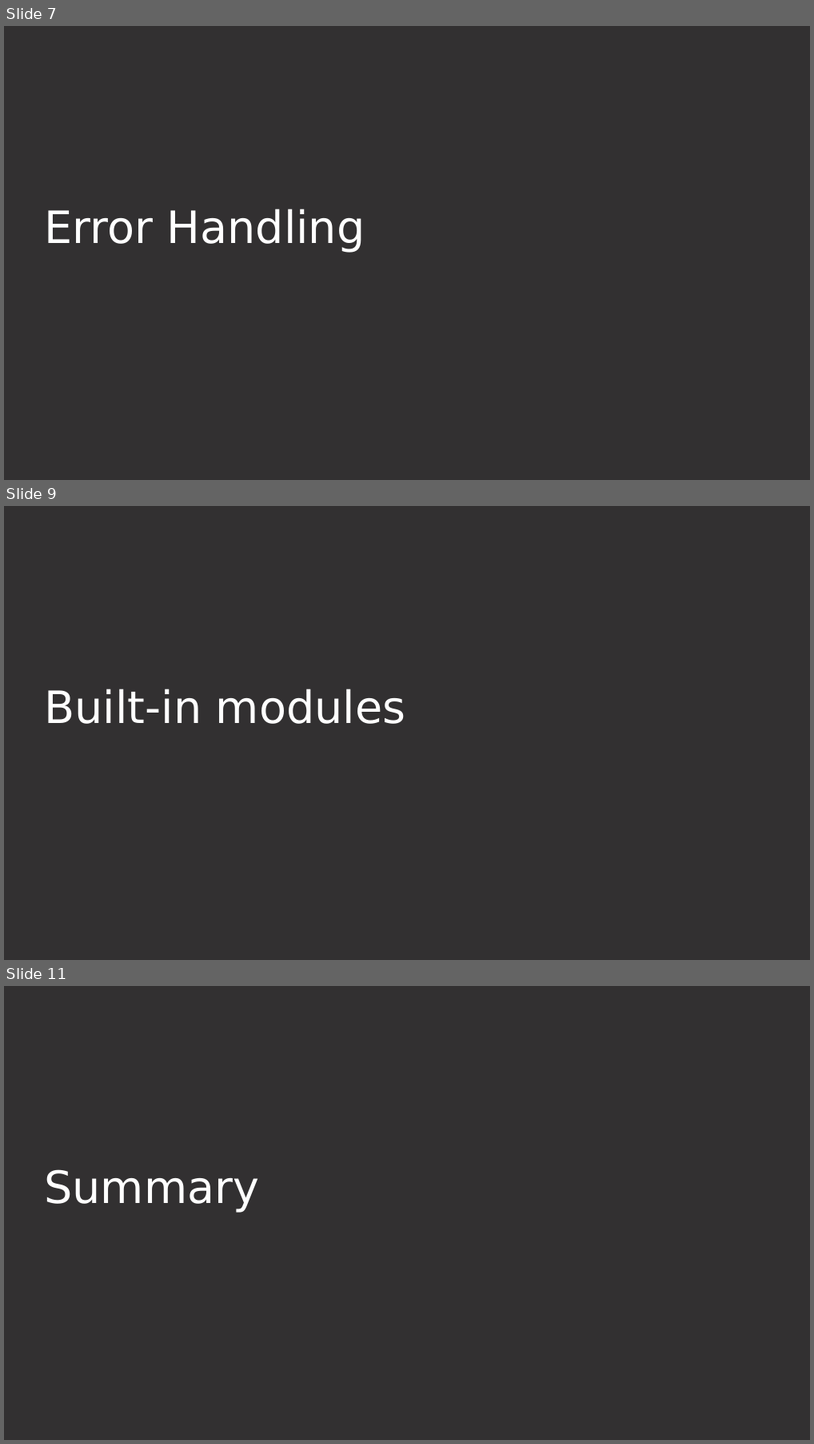
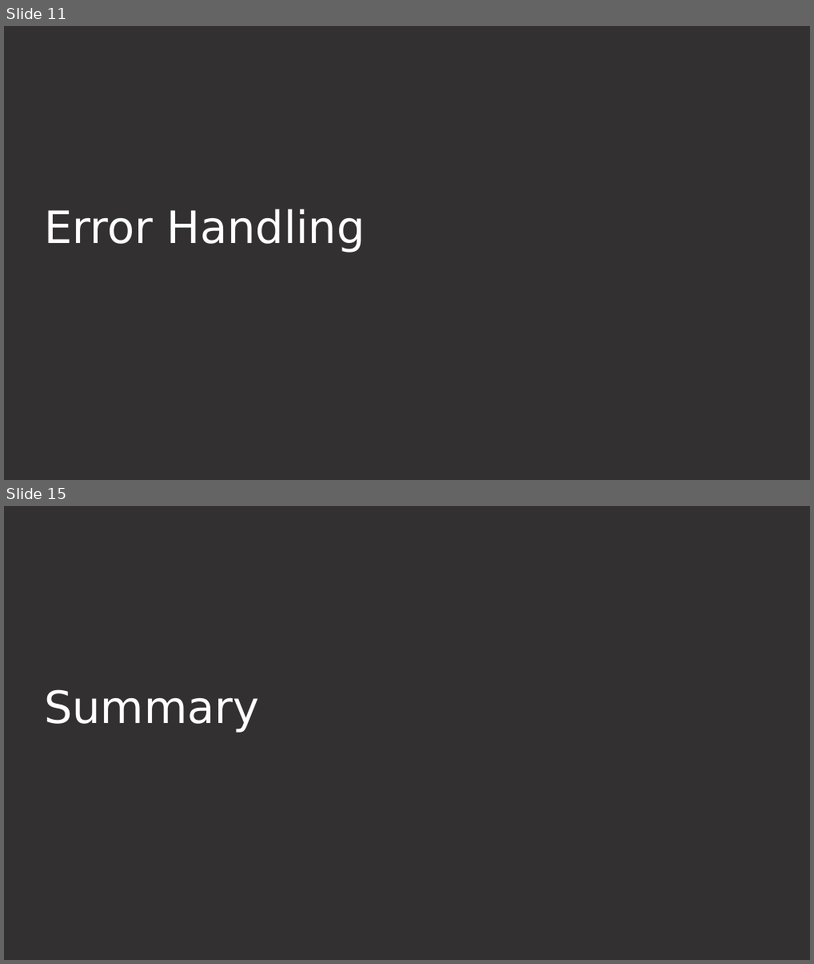
Before and after one commit to georgekwi/manual, a slide deck: slides/mod3.pptx. Shown one above the other, each under a label of ours: slides 7, 9 and 11 before the commit, slides 11 and 15 after it; the slides between them are not shown. The pictures are 814x1444 and 814x964 pixels, drawn with LibreOffice and Linux fonts; fonts in the diff are those of the drawing; background and template pictures are left out. Boxes give left, top, right and bottom in pixels: in the first picture for what was removed or moved away, otherwise in the second. Text is boxed around its words. In the diff, an @@ line names an element or a change of style, - is before the commit and + after.

```diff
--- a/slides/mod3.pptx
+++ b/slides/mod3.pptx
@@ slide 9 removed at (4,506,810,960), background #323031 @@
@@ title removed at (44,688,406,724) @@
-Built-in modules
@@ what was slide 7 is now slide 11 @@
@@ what was slide 11 is now slide 15 @@
```
Also in this commit, not shown: 6 slides changed, 5 slides added.
